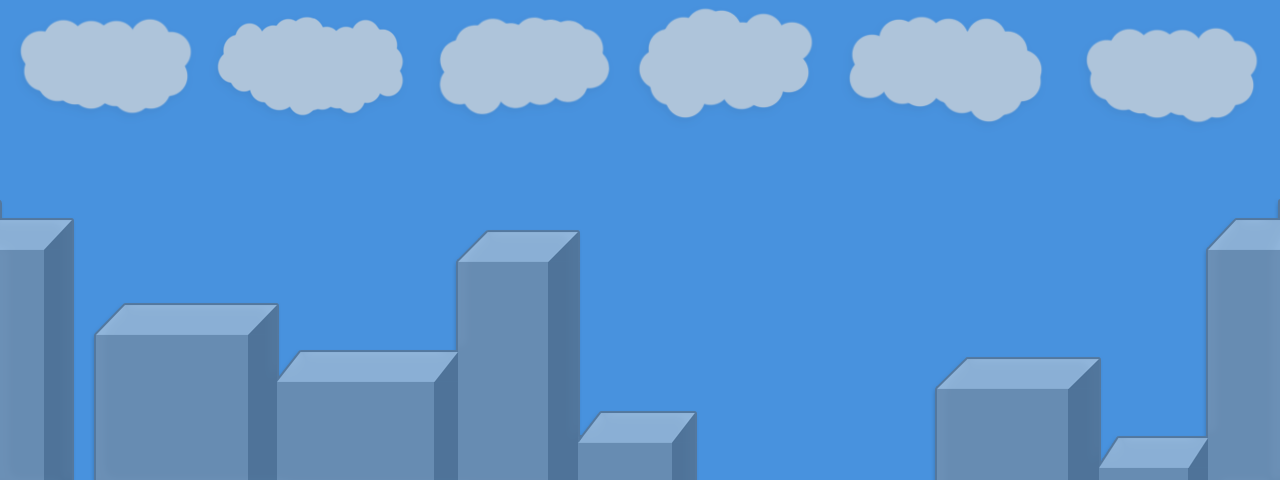
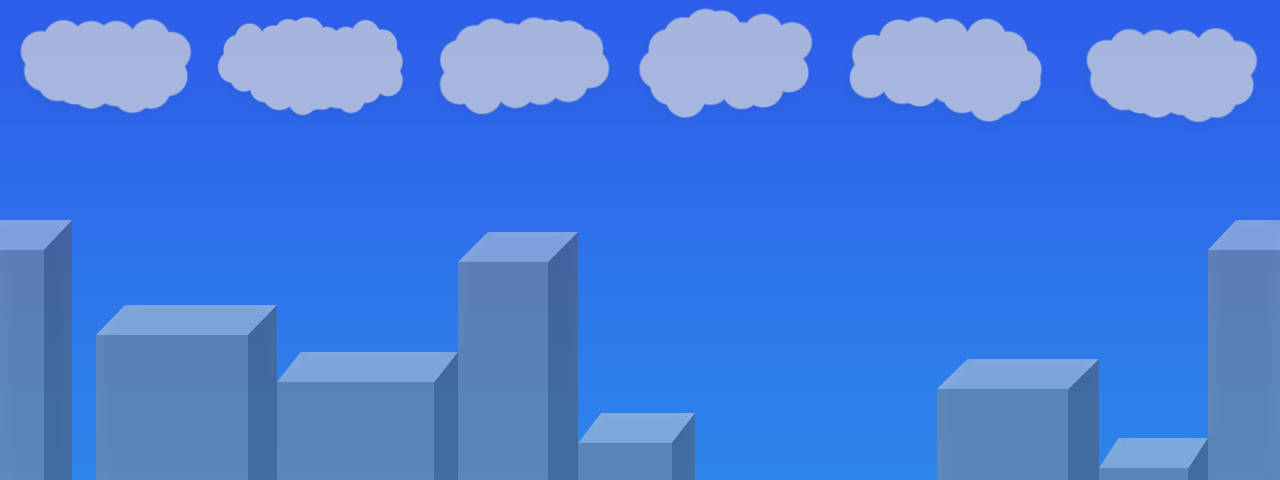
Layer changes from the first 1280 × 480 image to the second:
pixels changed over [0, 0, 1280, 480] (layer not identified)
